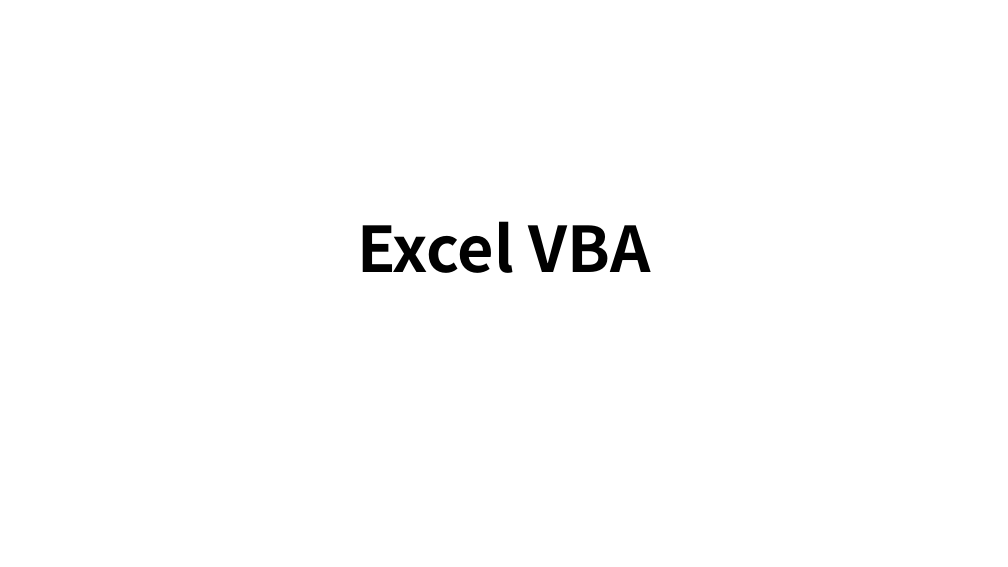
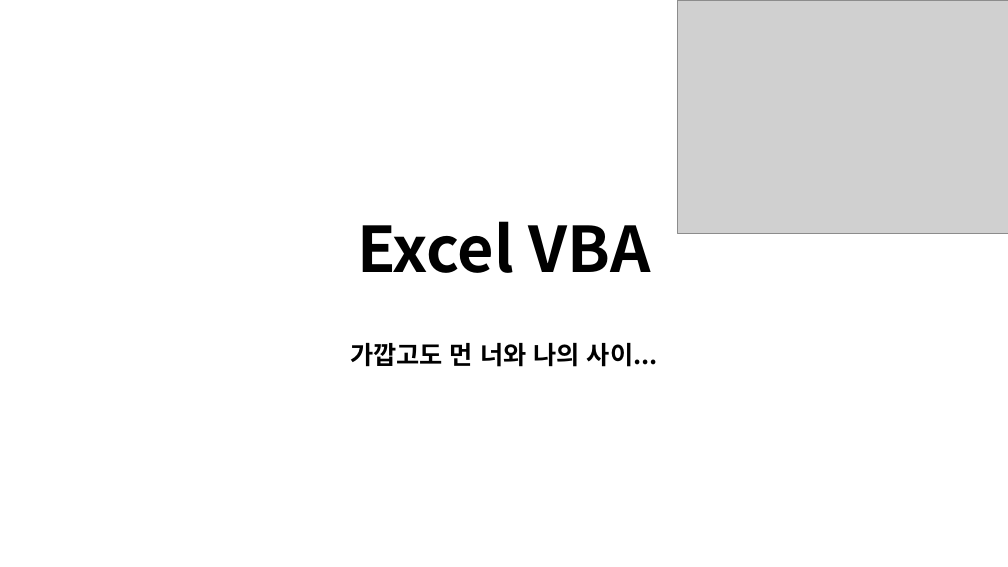
Before and after one commit to lolsaless/Python, a slide deck: slide 34 of 프롬프트 실습.pptx (slide 26 before the commit). Drawn at 1008x567 pixels with LibreOffice and Linux fonts; fonts in the diff are those of the drawing; grey boxes stand for pictures. Boxes give left, top, right and bottom in pixels: in the first picture for what was removed or moved away, otherwise in the second. Text is boxed around its words. In the diff, an @@ line names an element or a change of style, - is before the commit and + after.

```diff
--- a/프롬프트 실습.pptx
+++ b/프롬프트 실습.pptx
@@ picture added at (x1=678, y1=0, x2=1008, y2=233) @@
@@ subtitle added at (x1=350, y1=343, x2=658, y2=367), 24 pt, text #000000, bold @@
+가깝고도 먼 너와 나의 사이...
```
Also in this commit, not shown: 21 other slides changed, 19 slides added, 2 slides removed.
